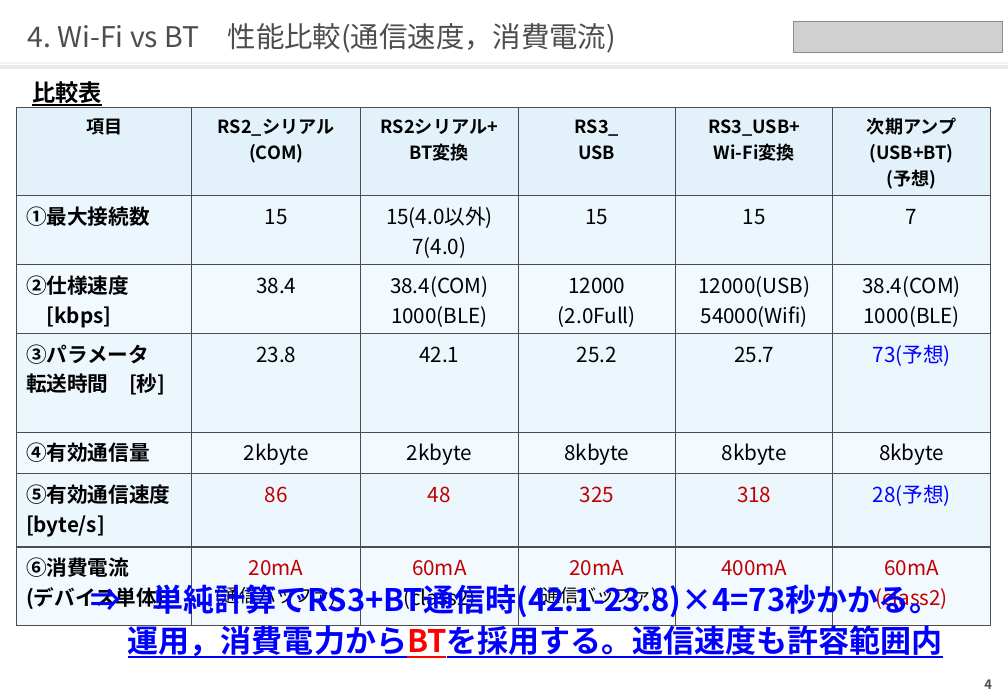
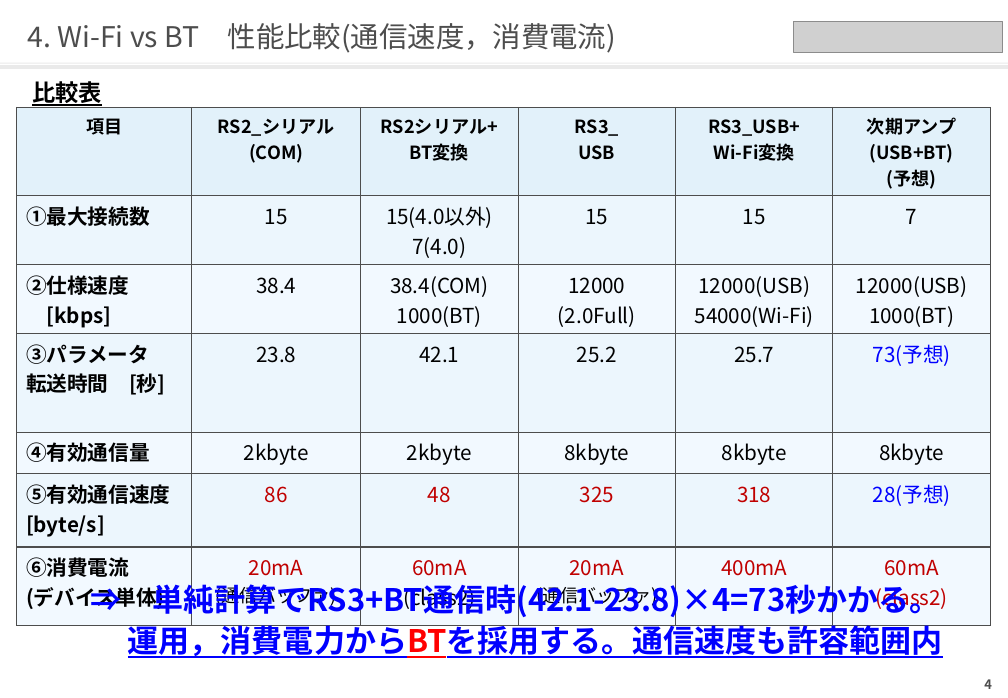
Before and after one commit to qzq03657/hellow-world, a slide deck: slide 5 of 次期サーボシステム_ユーザビリティ向上_藤沢案.pptx. Drawn at 1008x698 pixels with LibreOffice and Linux fonts; fonts in the diff are those of the drawing; grey boxes stand for pictures. Boxes give left, top, right and bottom in pixels: in the first picture for what was removed or moved away, otherwise in the second. Text is boxed around its words. In the diff, an @@ line names an element or a change of style, - is before the commit and + after.

```diff
--- a/次期サーボシステム_ユーザビリティ向上_藤沢案.pptx
+++ b/次期サーボシステム_ユーザビリティ向上_藤沢案.pptx
@@ table at <box>17,107,990,614</box> @@
-row 3: ②仕様速度 / [kbps] | 38.4 | 38.4(COM) / 1000(BLE) | 12000 / (2.0Full) | 12000(USB) / 54000(Wifi) | 38.4(COM) / 1000(BLE)
+row 3: ②仕様速度 / [kbps] | 38.4 | 38.4(COM) / 1000(BT) | 12000 / (2.0Full) | 12000(USB) / 54000(Wi-Fi) | 12000(USB) / 1000(BT)
```
Also in this commit, not shown: 8 other slides changed.
